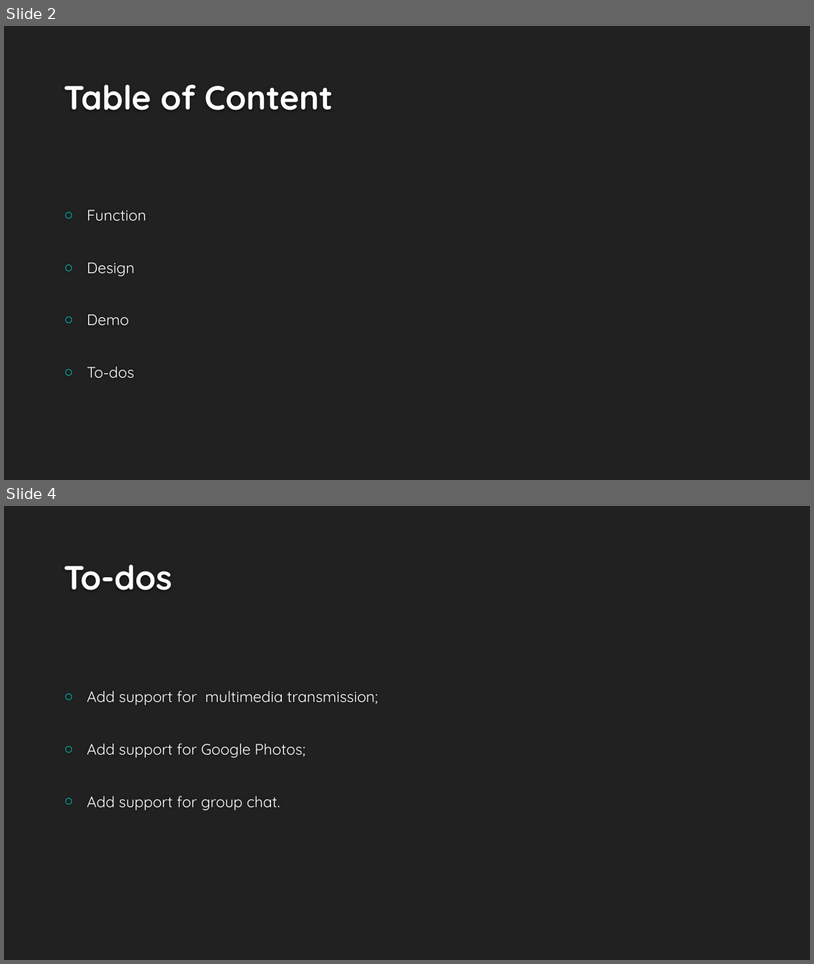
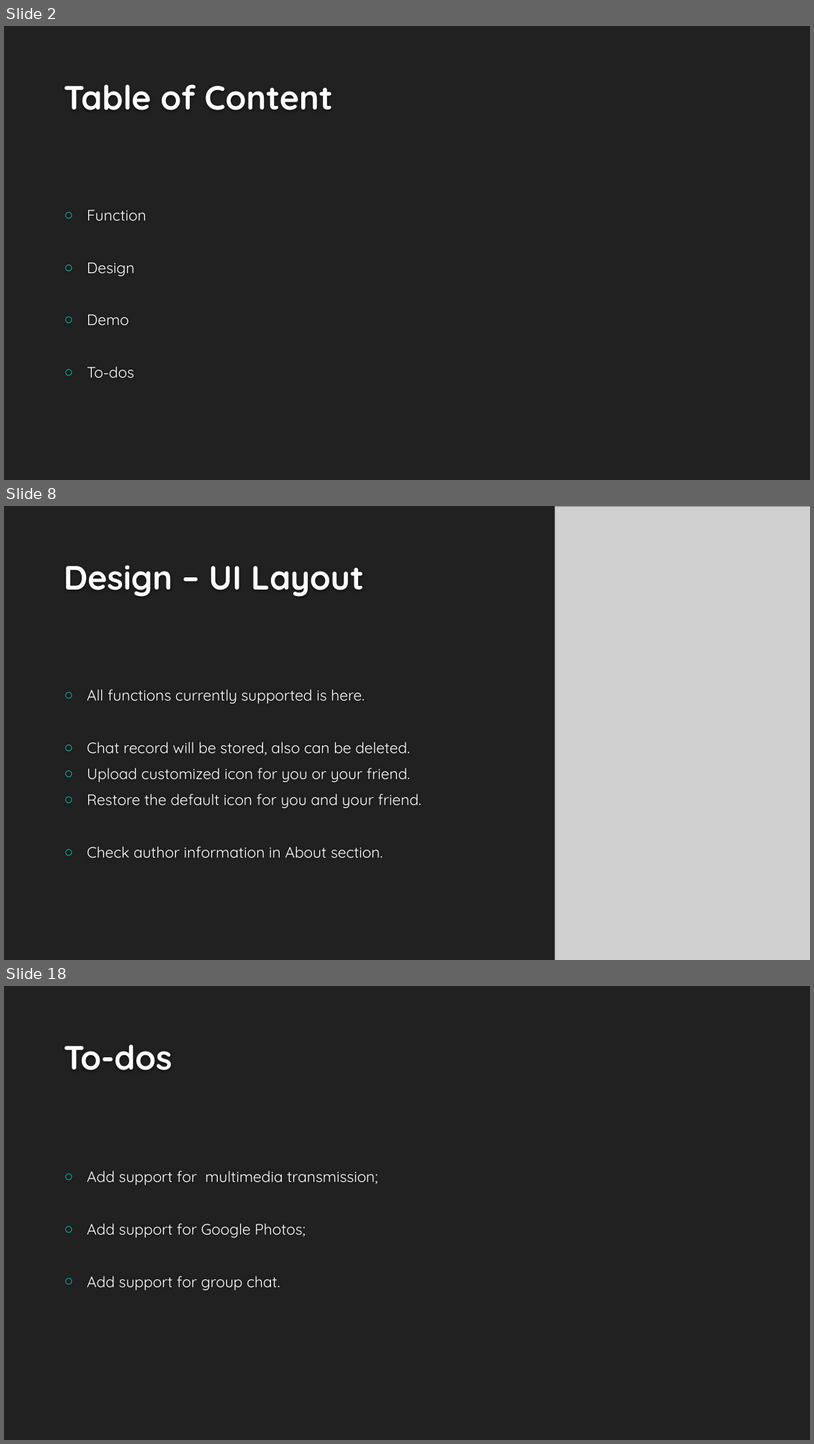
Before and after one commit to peiZ-peter/BluetoothChat, a slide deck: Presentation.pptx. Shown one above the other, each under a label of ours: slides 2 and 4 before the commit, slides 2, 8 and 18 after it; the slides between them are not shown. The pictures are 814x964 and 814x1444 pixels, drawn with LibreOffice and Linux fonts; fonts in the diff are those of the drawing; grey boxes stand for pictures; background and template pictures are left out. Boxes give left, top, right and bottom in pixels: in the first picture for what was removed or moved away, otherwise in the second. Text is boxed around its words. In the diff, an @@ line names an element or a change of style, - is before the commit and + after.

```diff
--- a/Presentation.pptx
+++ b/Presentation.pptx
@@ slide 8 added at (4,506,810,960), background #212121 @@
@@ picture added at (555,506,810,960) @@
@@ title added at (64,565,364,597), 40 pt, text #FEFEFE, bold @@
+Design – UI Layout
@@ text added at (87,689,422,857), 18 pt, text #FFFFFF @@
+○ All functions currently supported is here.
+○ Chat record will be stored, also can be deleted.
+○ Upload customized icon for you or your friend.
+○ Restore the default icon for you and your friend.
+○ Check author information in About section.
@@ what was slide 4 is now slide 18 @@
```
Also in this commit, not shown: 1 slide changed, 13 other slides added, 26 other files.
